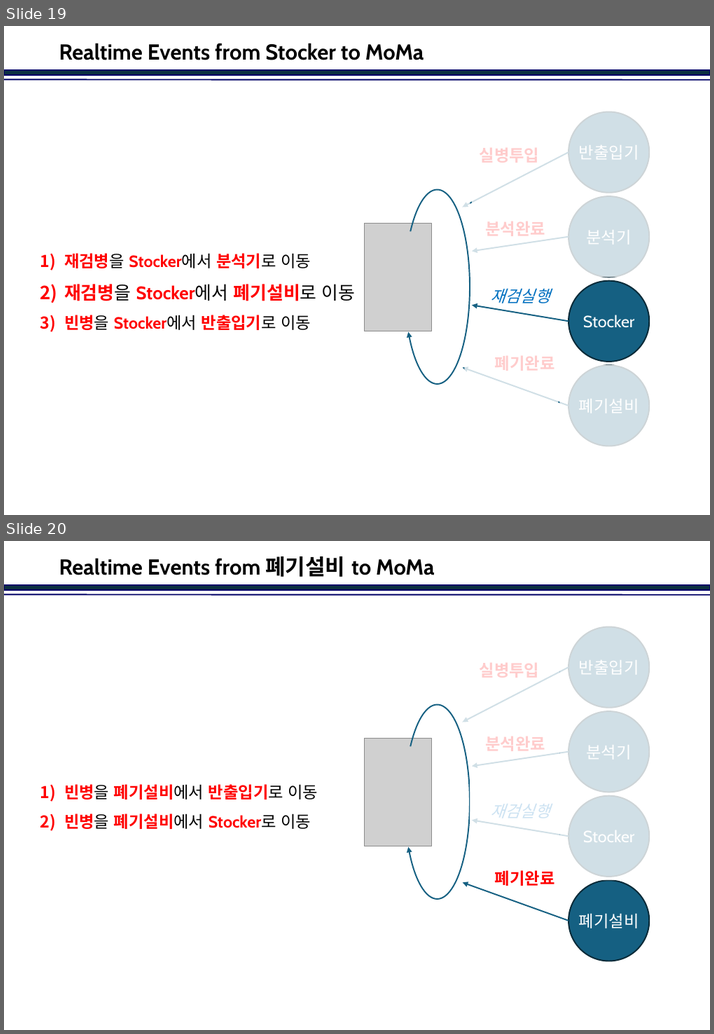
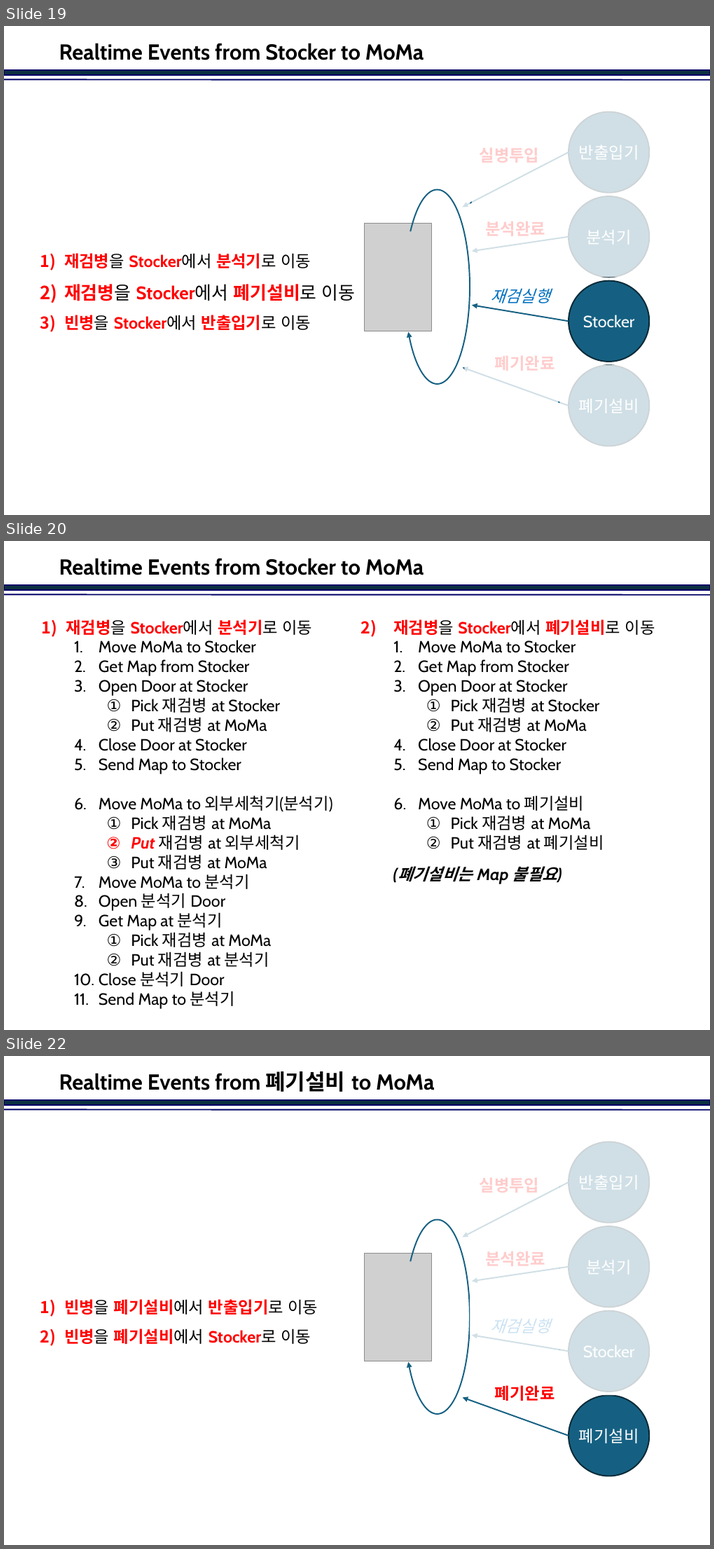
Before and after one commit to jinkabpark/SamickThk_Analysis, a slide deck: 허종원/Travel Scenario.pptx. Shown one above the other, each under a label of ours: slides 19 and 20 before the commit, slides 19, 20 and 22 after it; the slides between them are not shown. The pictures are 714x1034 and 714x1549 pixels, drawn with LibreOffice and Linux fonts; fonts in the diff are those of the drawing; grey boxes stand for pictures; background and template pictures are left out. Boxes give left, top, right and bottom in pixels: in the first picture for what was removed or moved away, otherwise in the second. Text is boxed around its words. In the diff, an @@ line names an element or a change of style, - is before the commit and + after.

```diff
--- a/허종원/Travel Scenario.pptx
+++ b/허종원/Travel Scenario.pptx
@@ slide 20 added at (4,541,710,1030), background #FFFFFF; not listed: 2 template elements that a slide beside it also shows @@
@@ title added at (59,558,423,575), 24 pt, text #000000, bold @@
+Realtime Events from Stocker to MoMa
@@ text added at (66,619,332,1009), 18 pt, text #000000 @@
+1) 재검병을 Stocker에서 분석기로 이동
+  1. Move MoMa to Stocker
+  2. Get Map from Stocker
+  3. Open Door at Stocker
+    1. Pick 재검병 at Stocker
+    2. Put 재검병 at MoMa
+  4. Close Door at Stocker
+  5. Send Map to Stocker
+  6. Move MoMa to 외부세척기(분석기)
+    1. Pick 재검병 at MoMa
+    2. Put 재검병 at 외부세척기
+    3. Put 재검병 at MoMa
+  7. Move MoMa to 분석기
+  8. Open 분석기 Door
+  9. Get Map at 분석기
+    1. Pick 재검병 at MoMa
+    2. Put 재검병 at 분석기
+  10. Close 분석기 Door
+  11. Send Map to 분석기
@@ text added at (393,619,655,850), 18 pt, text #000000 @@
+2) 재검병을 Stocker에서 폐기설비로 이동
+  1. Move MoMa to Stocker
+  2. Get Map from Stocker
+  3. Open Door at Stocker
+    1. Pick 재검병 at Stocker
+    2. Put 재검병 at MoMa
+  4. Close Door at Stocker
+  5. Send Map to Stocker
+  6. Move MoMa to 폐기설비
+    1. Pick 재검병 at MoMa
+    2. Put 재검병 at 폐기설비
@@ text added at (397,866,557,884), 18 pt, text #000000, bold, italic @@
+(폐기설비는 Map 불필요)
@@ what was slide 20 is now slide 22 @@
```
Also in this commit, not shown: 2 slides changed, 2 other slides added.
